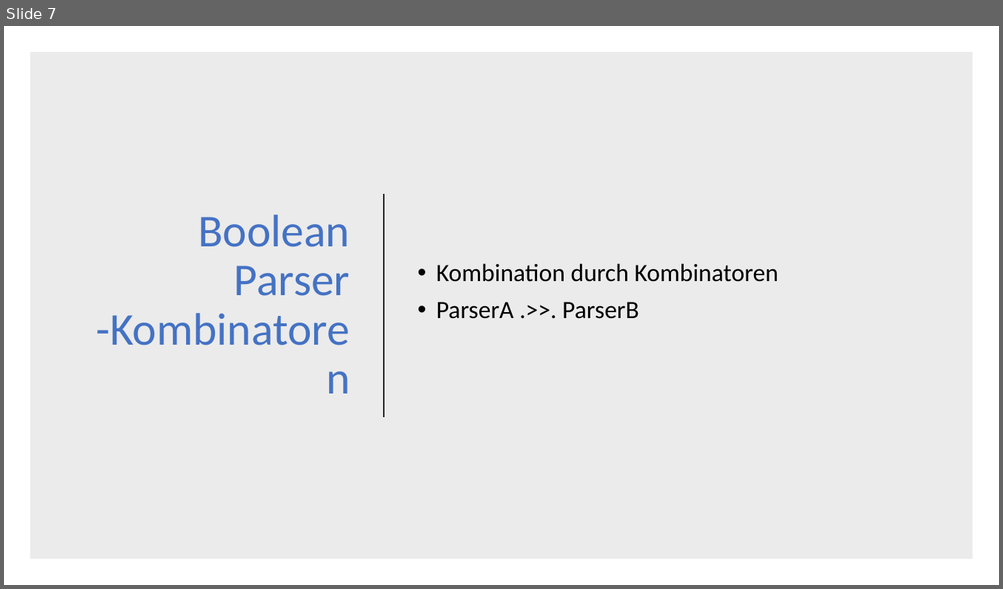
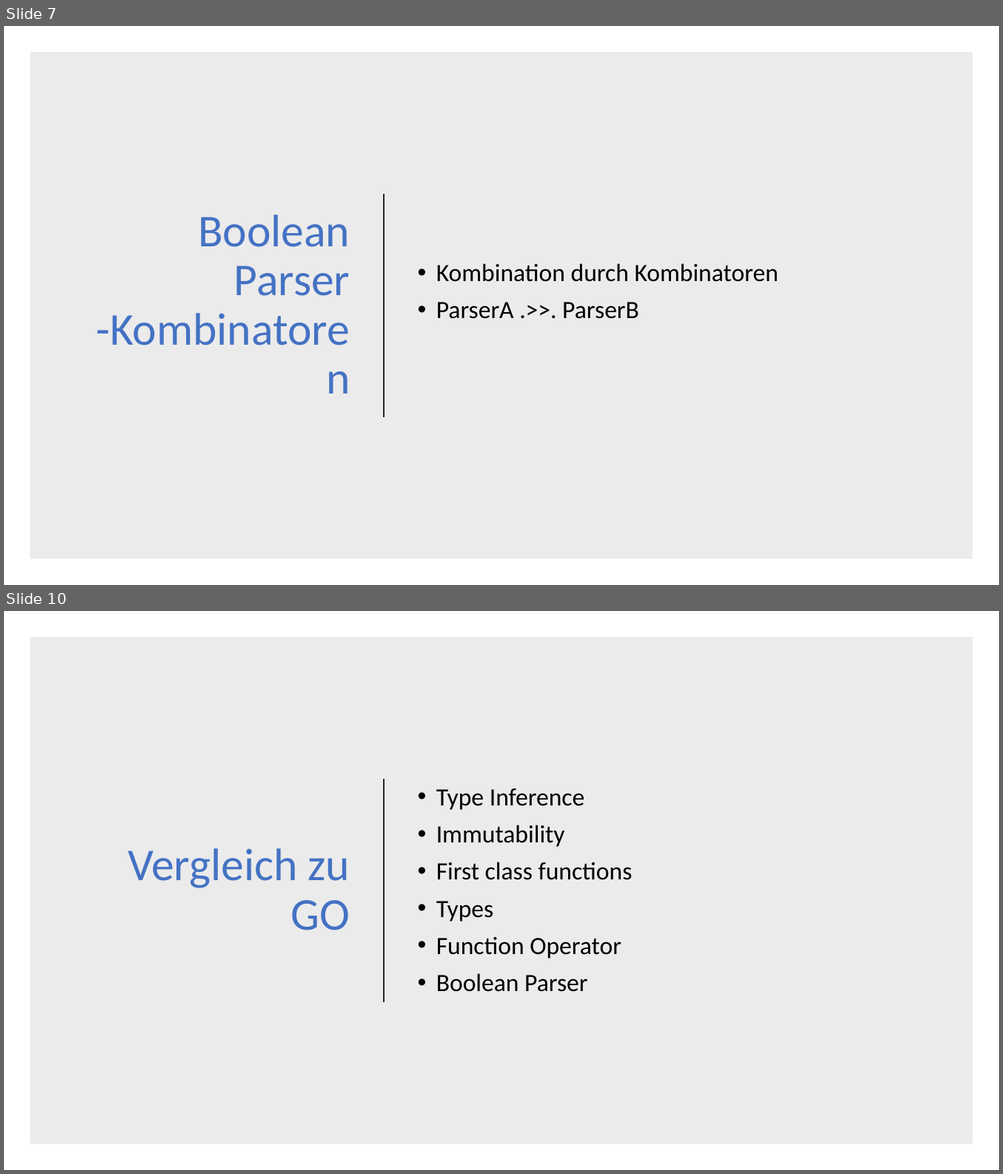
Before and after one commit to VictorW96/KP-seminar-paper-Fsharp, a slide deck: Presentation/BooleanParserinF#.pptx. Shown one above the other, each under a label of ours: slide 7 before the commit, slides 7 and 10 after it; the slides between them are not shown. The pictures are 1003x589 and 1003x1174 pixels, drawn with LibreOffice and Linux fonts; fonts in the diff are those of the drawing. Boxes give left, top, right and bottom in pixels: in the first picture for what was removed or moved away, otherwise in the second. Text is boxed around its words. In the diff, an @@ line names an element or a change of style, - is before the commit and + after.

```diff
--- a/Presentation/BooleanParserinF#.pptx
+++ b/Presentation/BooleanParserinF#.pptx
@@ slide 10 added at <box>4,611,999,1170</box>, background #FFFFFF @@
@@ rectangle added at <box>30,637,973,1145</box>, fill #000000 at 8% opacity @@
@@ line added from (384, 779) to (384, 1002), #262626 1.5 pt @@
@@ text added at <box>436,789,632,992</box>, 24 pt, text #000000 @@
+• Type Inference
+• Immutability
+• First class functions
+• Types
+• Function Operator
+• Boolean Parser
@@ title added at <box>128,849,350,931</box>, 44 pt, text #4472C4 @@
+Vergleich zu GO
```
Also in this commit, not shown: 1 slide changed, 2 other slides added, 3 other files.
